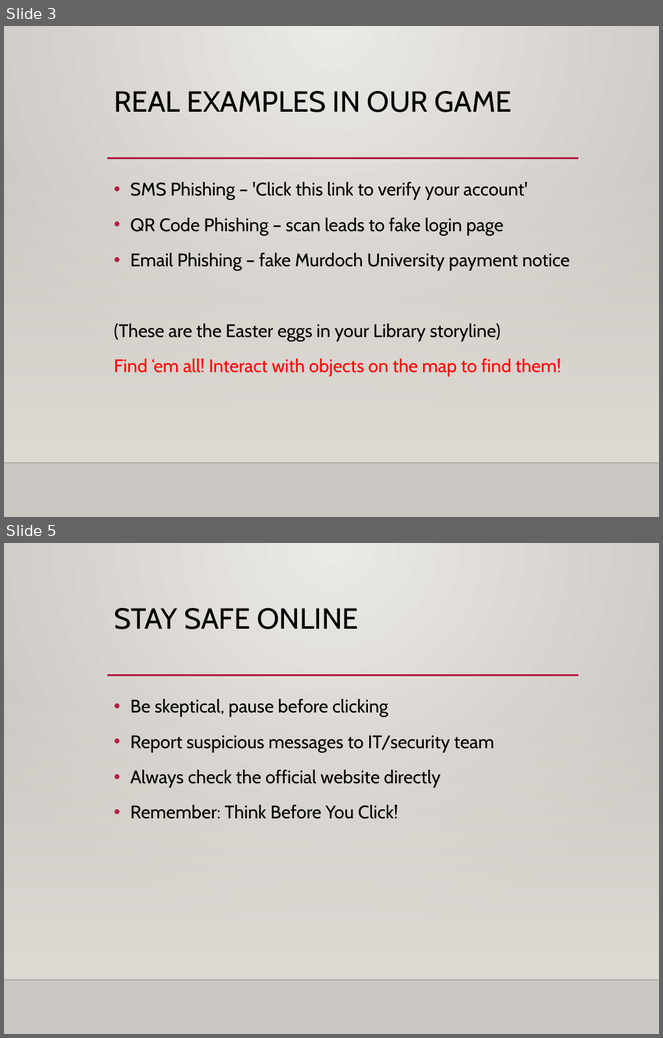
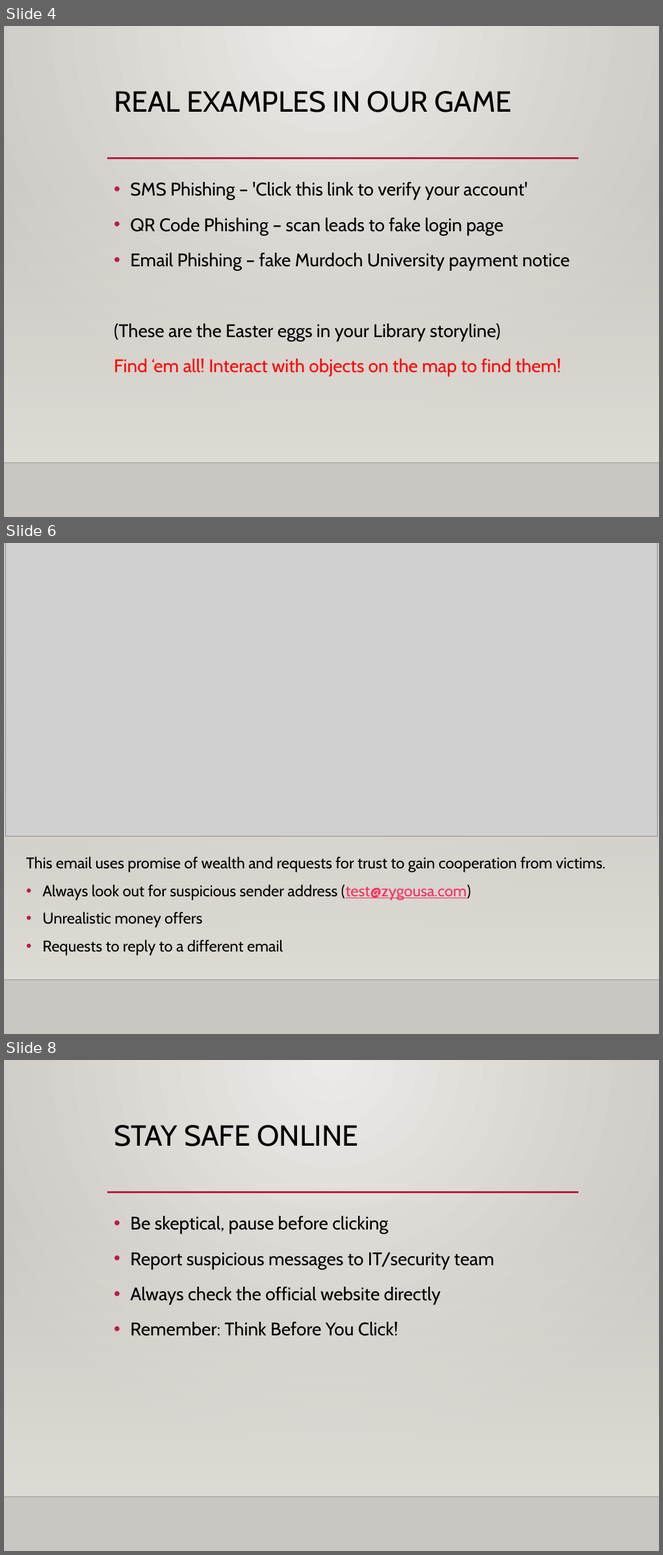
Before and after one commit to zoldyckd/cyberrangers, a slide deck: public/websitepopup/Phishing.pptx. Shown one above the other, each under a label of ours: slides 3 and 5 before the commit, slides 4, 6 and 8 after it; the slides between them are not shown. The pictures are 663x1038 and 663x1555 pixels, drawn with LibreOffice and Linux fonts; fonts in the diff are those of the drawing; grey boxes stand for pictures; background and template pictures are left out. Boxes give left, top, right and bottom in pixels: in the first picture for what was removed or moved away, otherwise in the second. Text is boxed around its words. In the diff, an @@ line names an element or a change of style, - is before the commit and + after.

```diff
--- a/public/websitepopup/Phishing.pptx
+++ b/public/websitepopup/Phishing.pptx
@@ slide 6 added at (x1=4, y1=543, x2=659, y2=1034), background gradient #ECEAE7 to #CAC7C1; not listed: 2 template elements that a slide beside it also shows @@
@@ picture added at (x1=5, y1=543, x2=658, y2=837) @@
@@ text added at (x1=26, y1=857, x2=605, y2=956), 17 pt, text #000000 @@
+This email uses promise of wealth and requests for trust to gain cooperation from victims.
+• Always look out for suspicious sender address (test@zygousa.com)
+• Unrealistic money offers
+• Requests to reply to a different email
@@ what was slide 3 is now slide 4 @@
@@ what was slide 5 is now slide 8 @@
```
Also in this commit, not shown: 1 slide changed, 2 other slides added, 2 other files.
